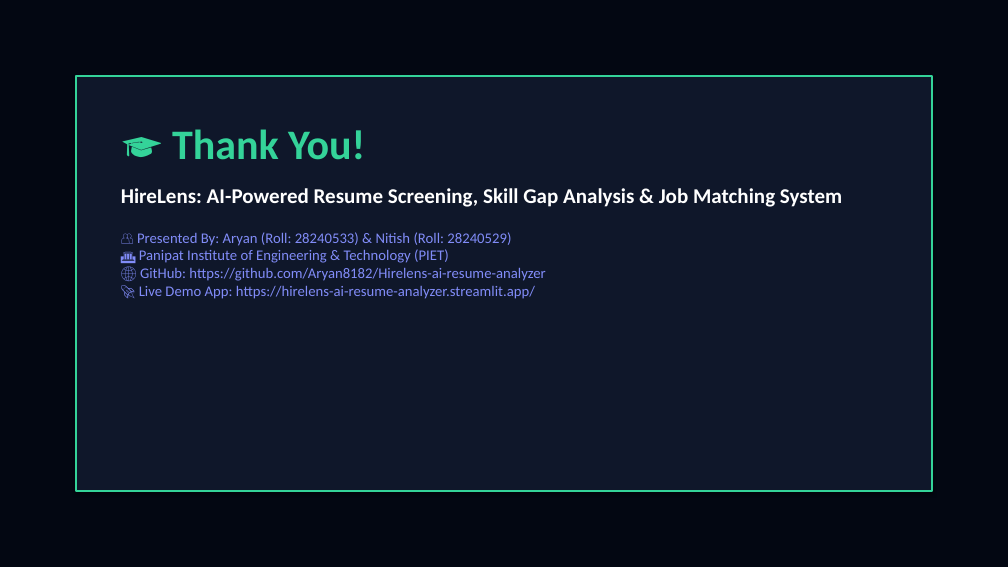
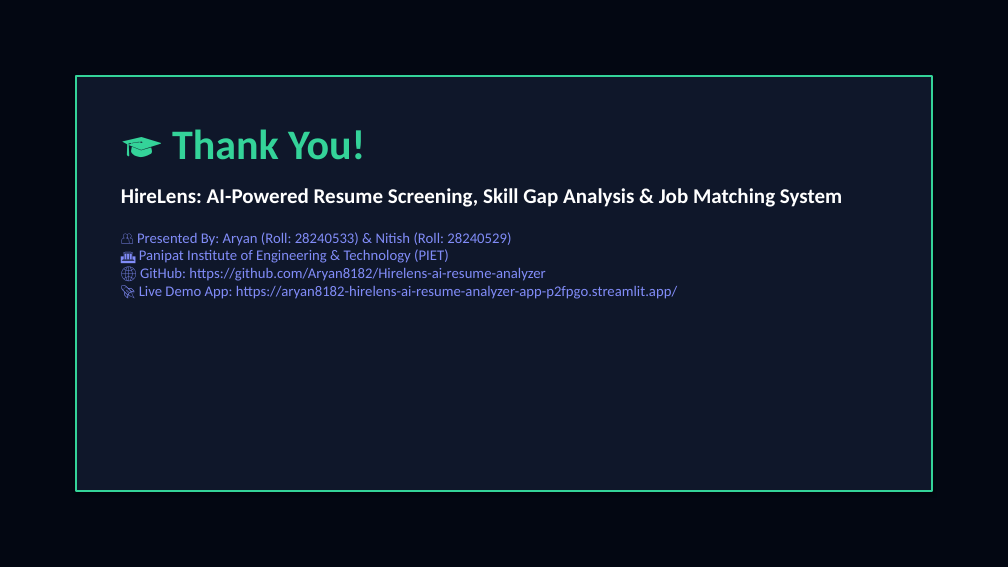
Before and after one commit to Aryan8182/Hirelens-ai-resume-analyzer, a slide deck: slide 10 of HireLens_Presentation.pptx. Drawn at 1008x567 pixels with LibreOffice and Linux fonts; fonts in the diff are those of the drawing. Boxes give left, top, right and bottom in pixels: in the first picture for what was removed or moved away, otherwise in the second. Text is boxed around its words. In the diff, an @@ line names an element or a change of style, - is before the commit and + after.

Commit message:
Update exact working Streamlit Cloud demo link across all docs and PPTX

```diff
--- a/HireLens_Presentation.pptx
+++ b/HireLens_Presentation.pptx
@@ text at [137,232,677,299]: text changed @@
-👥 Presented By: Aryan (Roll: 28240533) & Nitish (Roll: 28240529)
-🏛️ Panipat Institute of Engineering & Technology (PIET)
-🌐 GitHub: https://github.com/Aryan8182/Hirelens-ai-resume-analyzer
-🚀 Live Demo App: https://hirelens-ai-resume-analyzer.streamlit.app/
+👥 Presented By: Aryan (Roll: 28240533) & Nitish (Roll: 28240529)
+🏛️ Panipat Institute of Engineering & Technology (PIET)
+🌐 GitHub: https://github.com/Aryan8182/Hirelens-ai-resume-analyzer
+🚀 Live Demo App: https://aryan8182-hirelens-ai-resume-analyzer-app-p2fpgo.streamlit.app/
```
Also in this commit, not shown: 3 other files.
